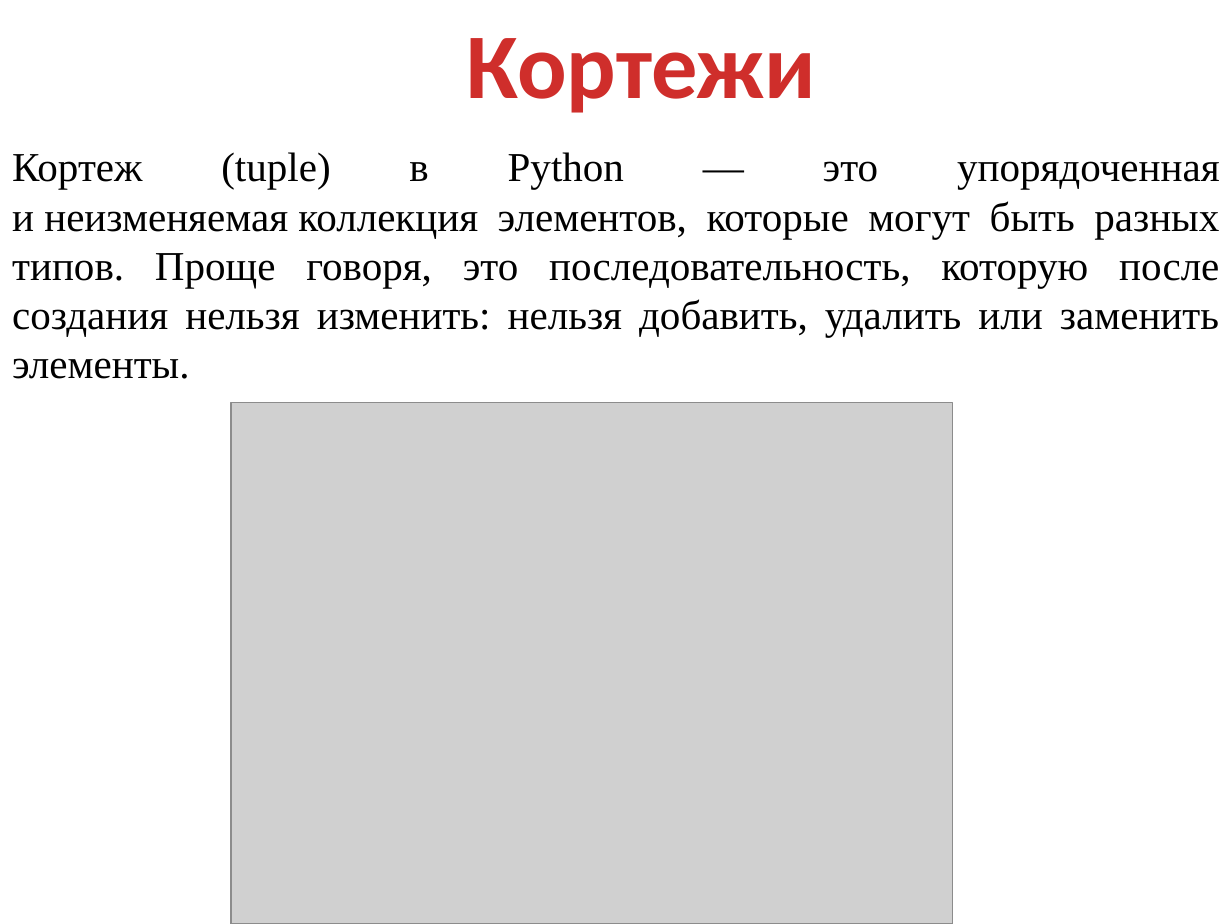
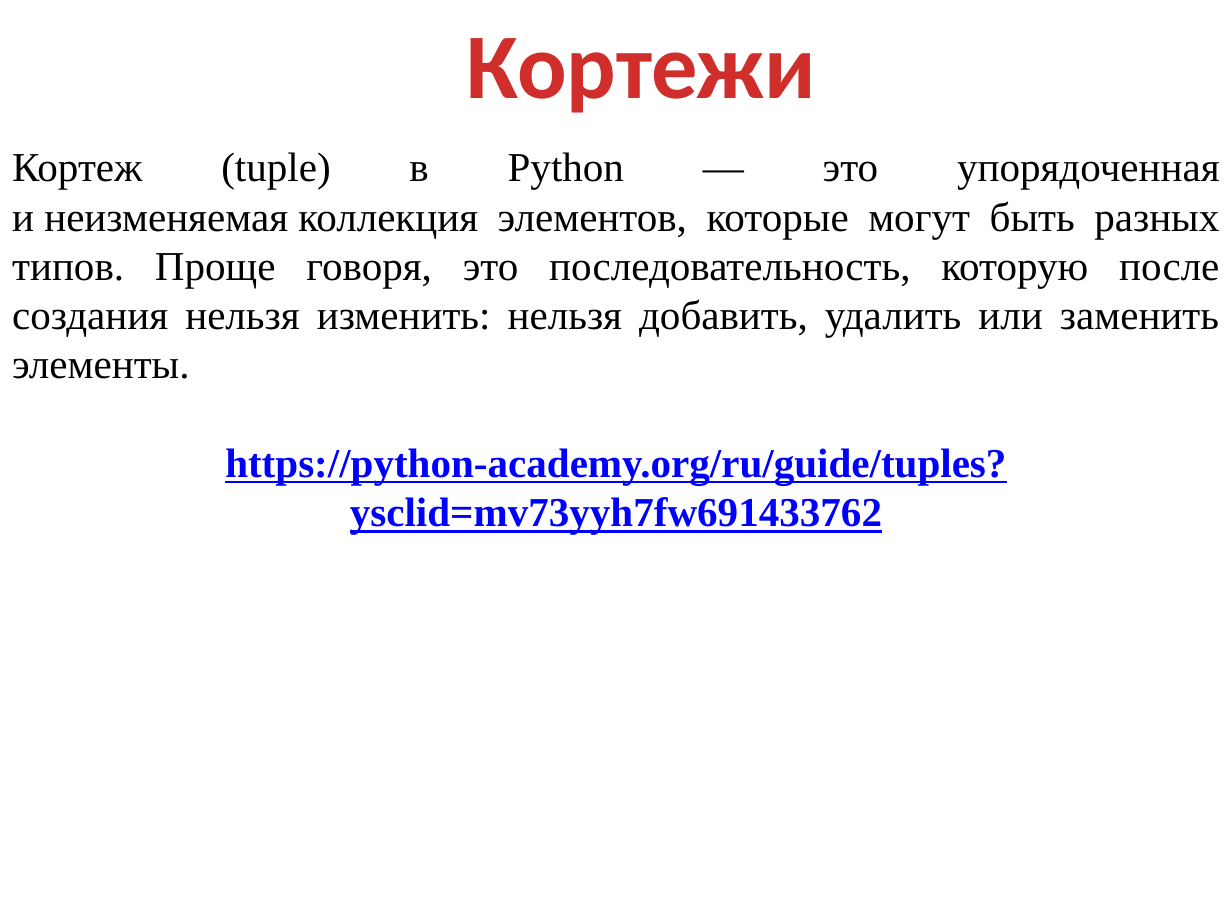
Before and after one commit to mbdatateach/site, a slide deck: slide 3 of алгор/лекции/Алг Лекция 5.pptx. Drawn at 1232x924 pixels with LibreOffice and Linux fonts; fonts in the diff are those of the drawing; grey boxes stand for pictures. Boxes give left, top, right and bottom in pixels: in the first picture for what was removed or moved away, otherwise in the second. Text is boxed around its words. In the diff, an @@ line names an element or a change of style, - is before the commit and + after.

```diff
--- a/алгор/лекции/Алг Лекция 5.pptx
+++ b/алгор/лекции/Алг Лекция 5.pptx
@@ picture removed at <box>230,403,952,924</box> @@
@@ text at <box>225,448,1006,534</box>: paragraph added @@
+https://python-academy.org/ru/guide/tuples?ysclid=mv73yyh7fw691433762
```
Also in this commit, not shown: 7 other files.
